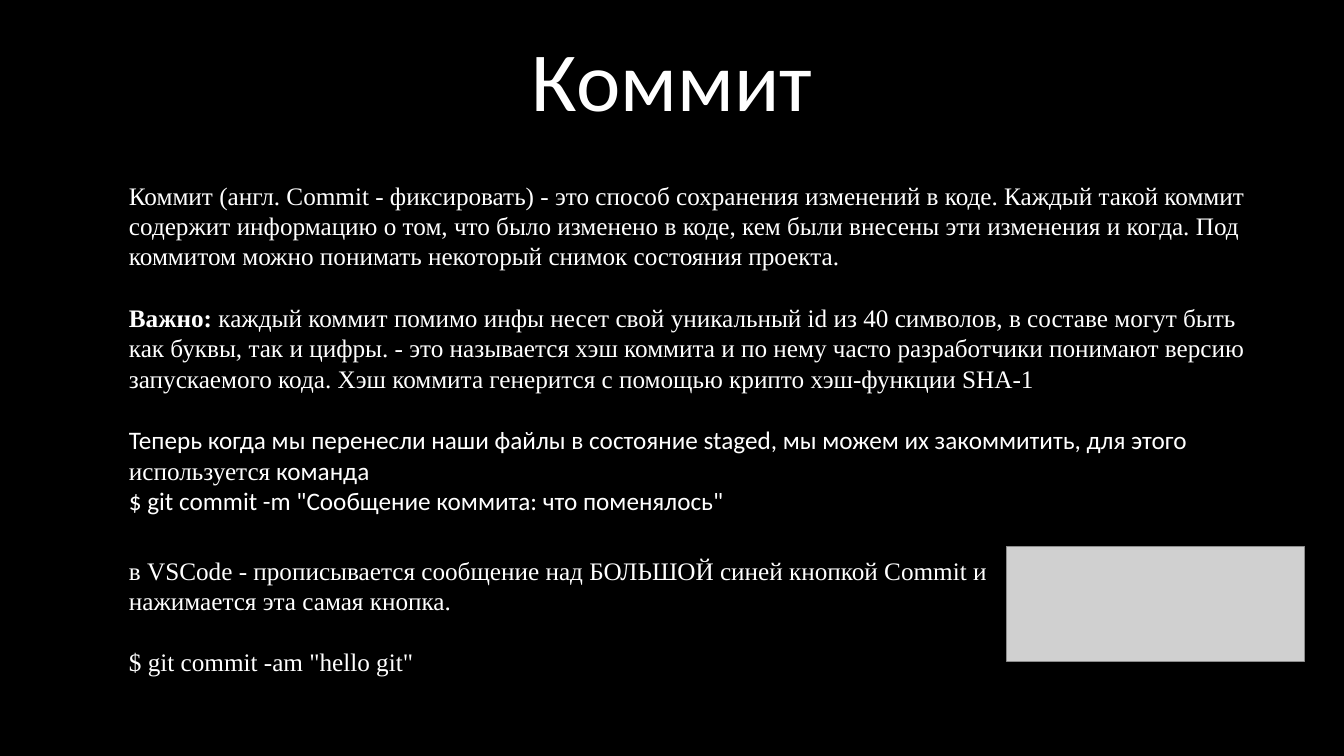
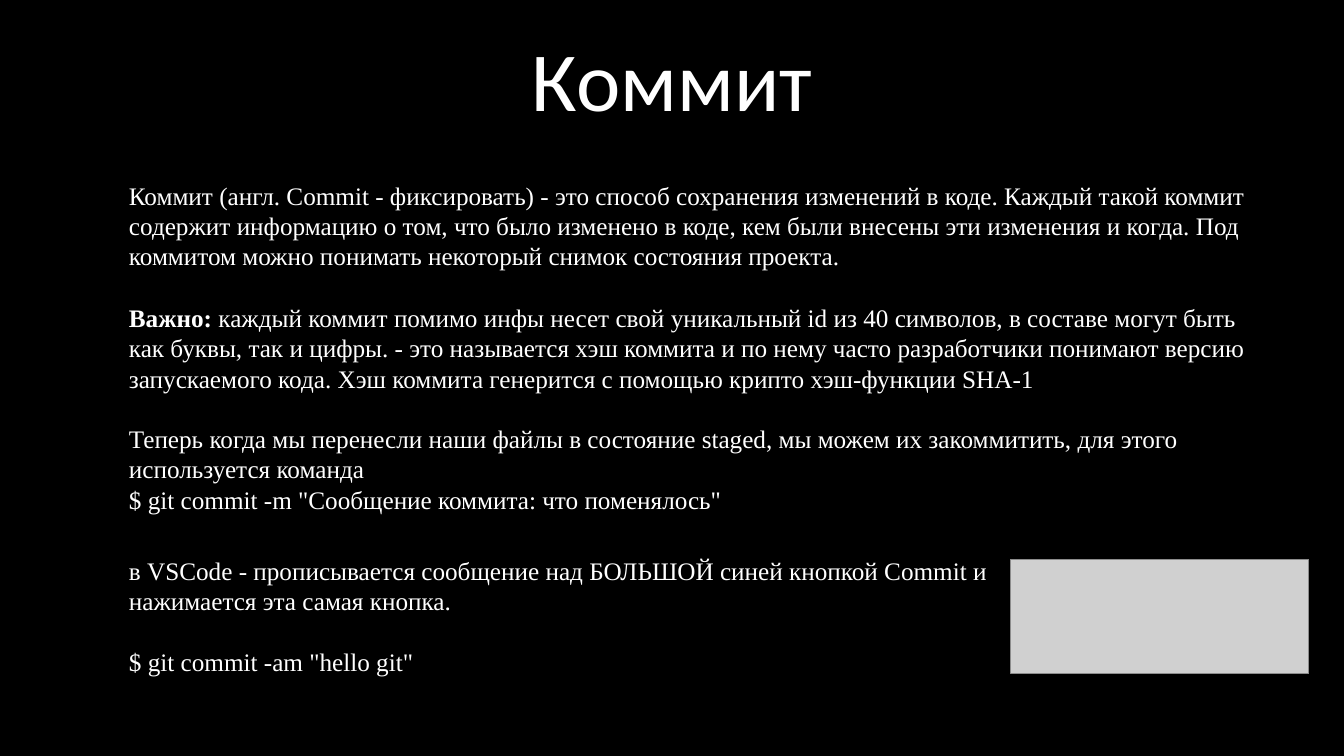
Before and after one commit to kruffka/C-Programming, a slide deck: slide 15 of 9_git/9_git.pptx (slide 16 before the commit). Drawn at 1344x756 pixels with LibreOffice and Linux fonts; fonts in the diff are those of the drawing; grey boxes stand for pictures. Boxes give left, top, right and bottom in pixels: in the first picture for what was removed or moved away, otherwise in the second. Text is boxed around its words. In the diff, an @@ line names an element or a change of style, - is before the commit and + after.

```diff
--- a/9_git/9_git.pptx
+++ b/9_git/9_git.pptx
@@ text "Теперь когда мы перенесли наши ..." at (x1=129, y1=430, x2=1177, y2=515): font Calibri to Times New Roman @@
@@ picture moved from (x1=1007, y1=546, x2=1306, y2=661) to (x1=1011, y1=560, x2=1310, y2=675) @@
```
Also in this commit, not shown: 16 other slides changed, 4 slides added, 4 slides removed, 4 other files.
